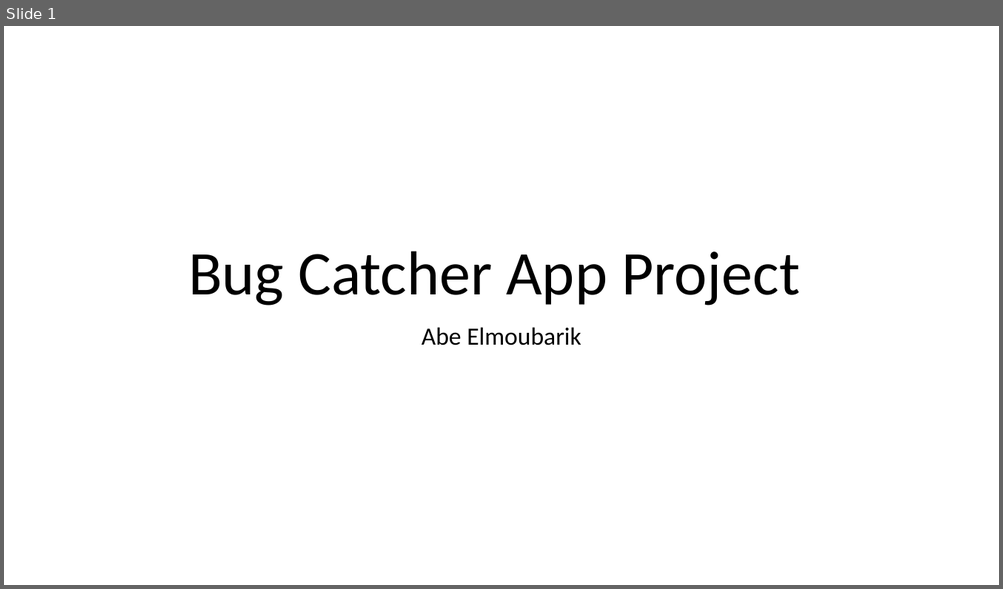
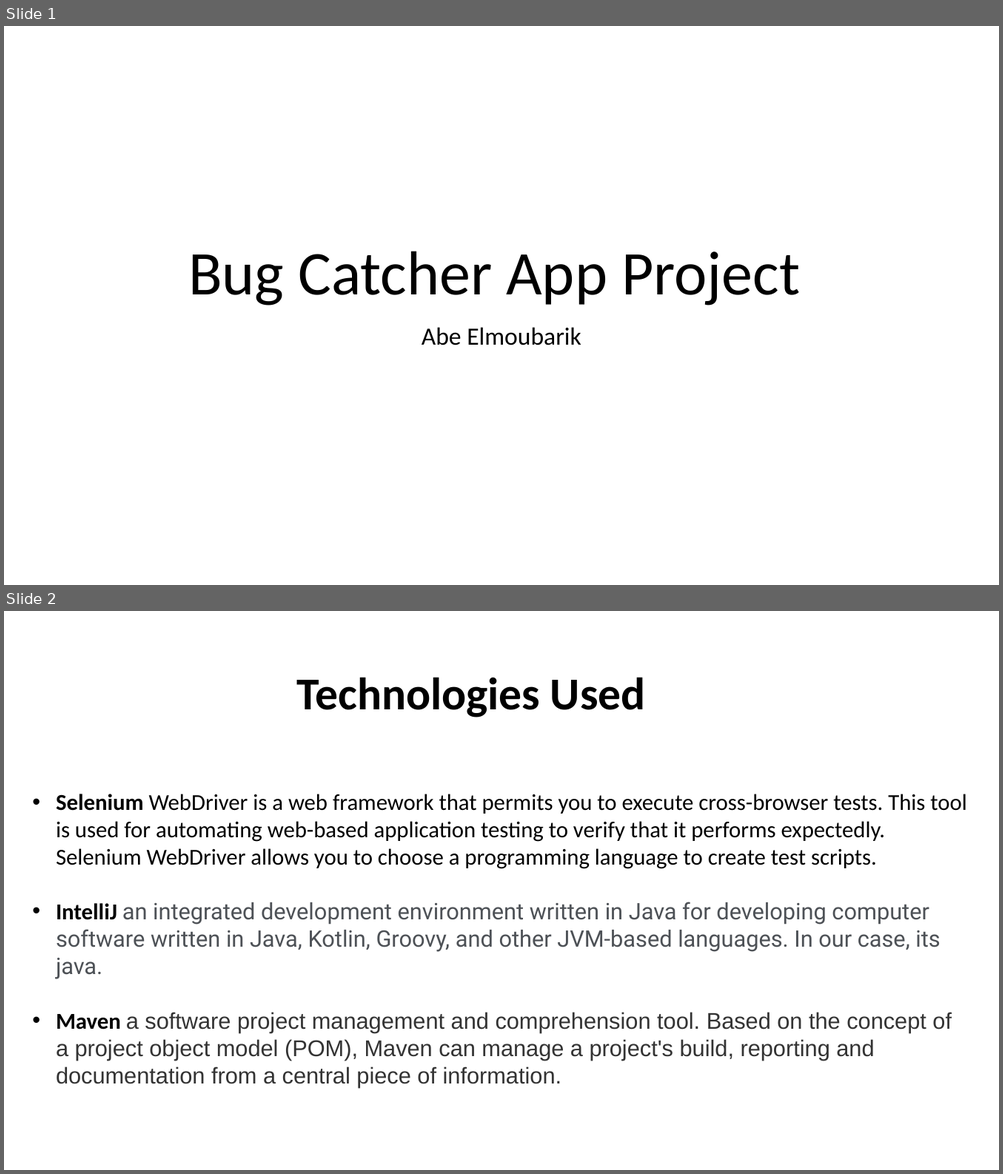
Before and after one commit to 220912-jwa/Abe_Elmoubarik_Project_0, a slide deck: Project 0 Presentation .pptx. Shown one above the other, each under a label of ours: slide 1 before the commit, slides 1 and 2 after it. The pictures are 1003x589 and 1003x1174 pixels, drawn with LibreOffice and Linux fonts; fonts in the diff are those of the drawing. Boxes give left, top, right and bottom in pixels: in the first picture for what was removed or moved away, otherwise in the second. Text is boxed around its words. In the diff, an @@ line names an element or a change of style, - is before the commit and + after.

```diff
--- a/Project 0 Presentation .pptx
+++ b/Project 0 Presentation .pptx
@@ slide 2 added at box(4, 611, 999, 1170), background #FFFFFF @@
@@ title added at box(296, 677, 646, 718), 44 pt, text #000000, bold @@
+Technologies Used
@@ text added at box(56, 794, 966, 1088), 22 pt, text #000000 @@
+• Selenium WebDriver is a web framework that permits you to execute cross-browser tests. This tool is used for automating web-based application testing to verify that it performs expectedly. Selenium WebDriver allows you to choose a programming language to create test scripts.
+• IntelliJ an integrated development environment written in Java for developing computer software written in Java, Kotlin, Groovy, and other JVM-based languages. In our case, its java.
+• Maven a software project management and comprehension tool. Based on the concept of a project object model (POM), Maven can manage a project's build, reporting and documentation from a central piece of information.
```
Also in this commit, not shown: 1 other slide added, 1 slide removed, 1 other file.
